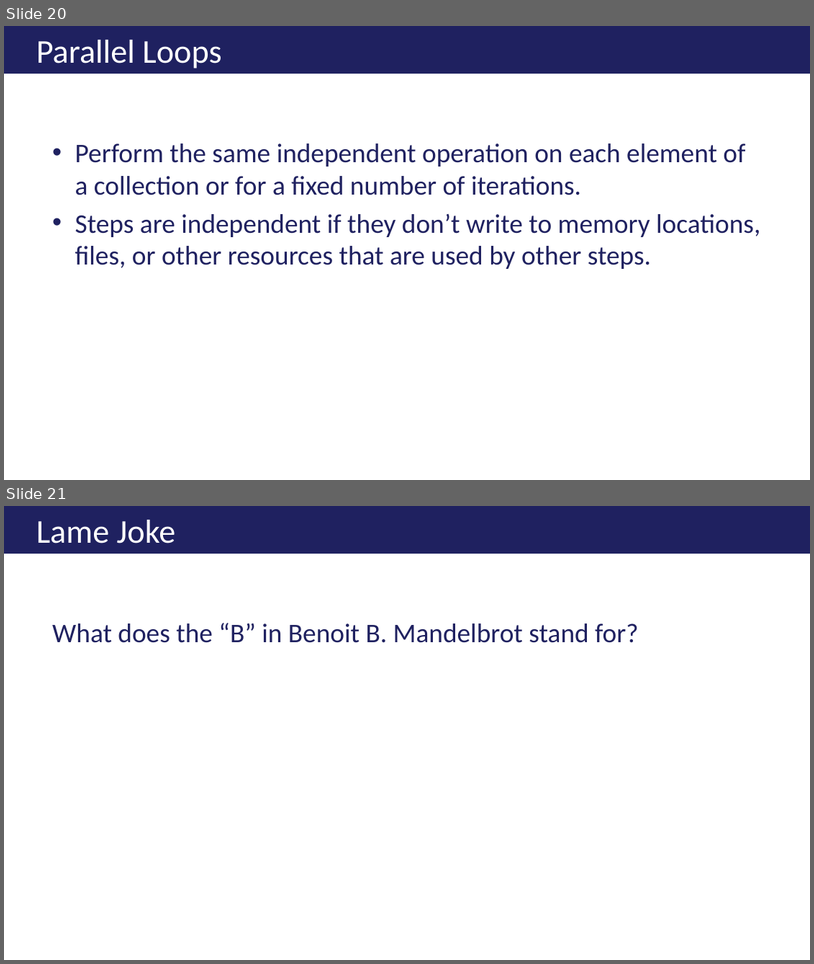
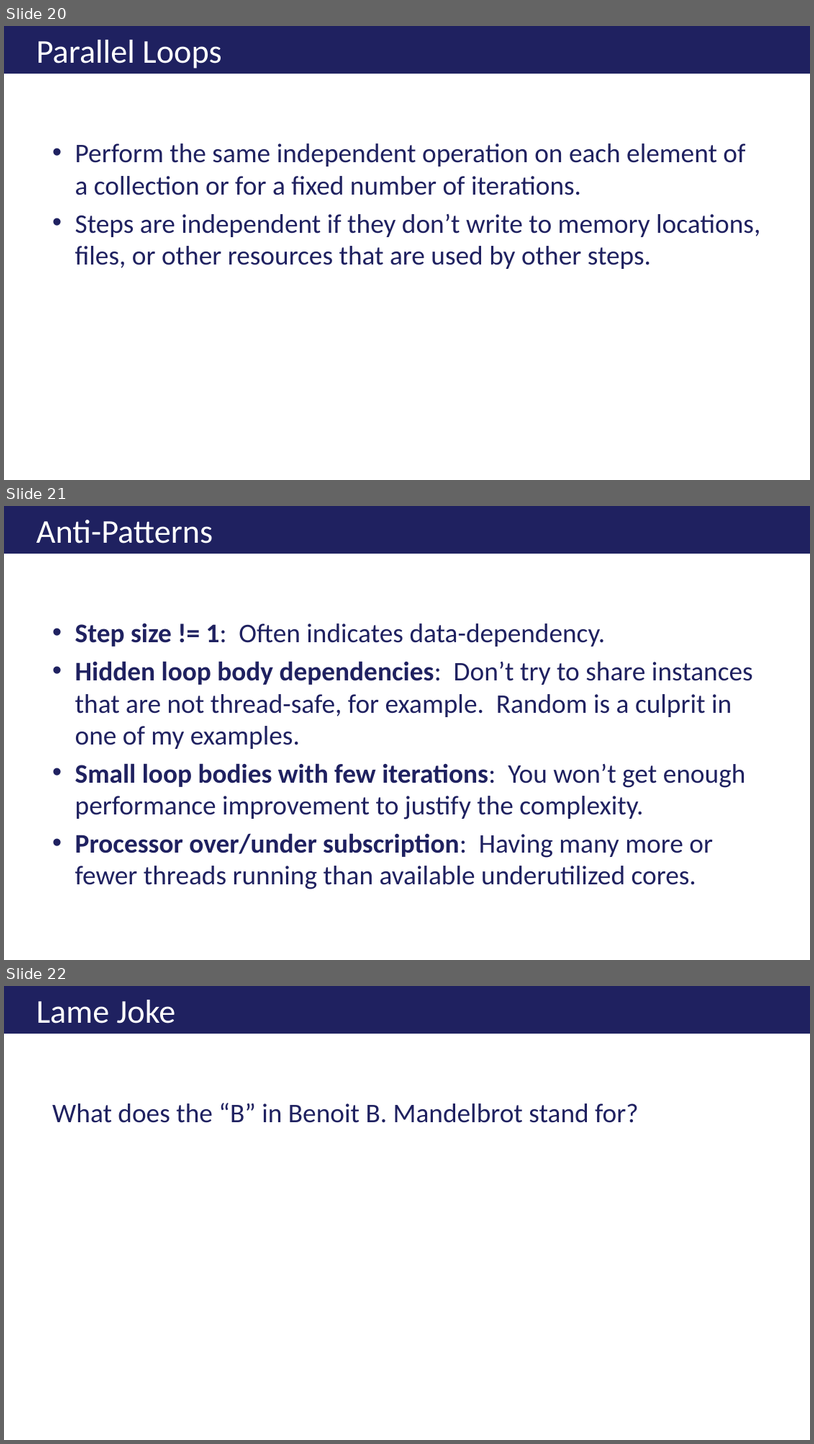
Before and after one commit to ericburcham/THasyINKnc, a slide deck: Presentation/THasINKync.pptx. Shown one above the other, each under a label of ours: slides 20 and 21 before the commit, slides 20, 21 and 22 after it. The pictures are 814x964 and 814x1444 pixels, drawn with LibreOffice and Linux fonts; fonts in the diff are those of the drawing; background and template pictures are left out. Boxes give left, top, right and bottom in pixels: in the first picture for what was removed or moved away, otherwise in the second. Text is boxed around its words. In the diff, an @@ line names an element or a change of style, - is before the commit and + after.

Commit message:
Updated presentation and made hello world example more interesting.

```diff
--- a/Presentation/THasINKync.pptx
+++ b/Presentation/THasINKync.pptx
@@ slide 21 added at (4, 506, 810, 960), background #FFFFFF @@
@@ title added at (4, 506, 810, 554), fill #1F2160, 29.7 pt, text #FFFFFF @@
+Anti-Patterns
@@ text added at (75, 623, 754, 889), 24 pt, text #1F2160 @@
+• Step size != 1: Often indicates data-dependency.
+• Hidden loop body dependencies: Don’t try to share instances that are not thread-safe, for example. Random is a culprit in one of my examples.
+• Small loop bodies with few iterations: You won’t get enough performance improvement to justify the complexity.
+• Processor over/under subscription: Having many more or fewer threads running than available underutilized cores.
@@ what was slide 21 is now slide 22 @@
```
Also in this commit, not shown: 4 slides changed, 10 other slides added, 1 other file.
